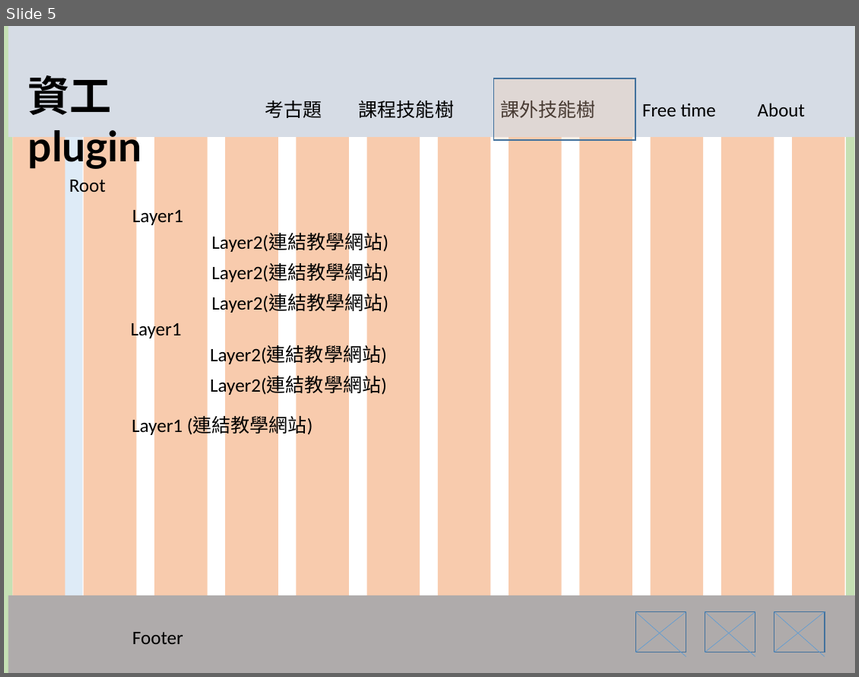
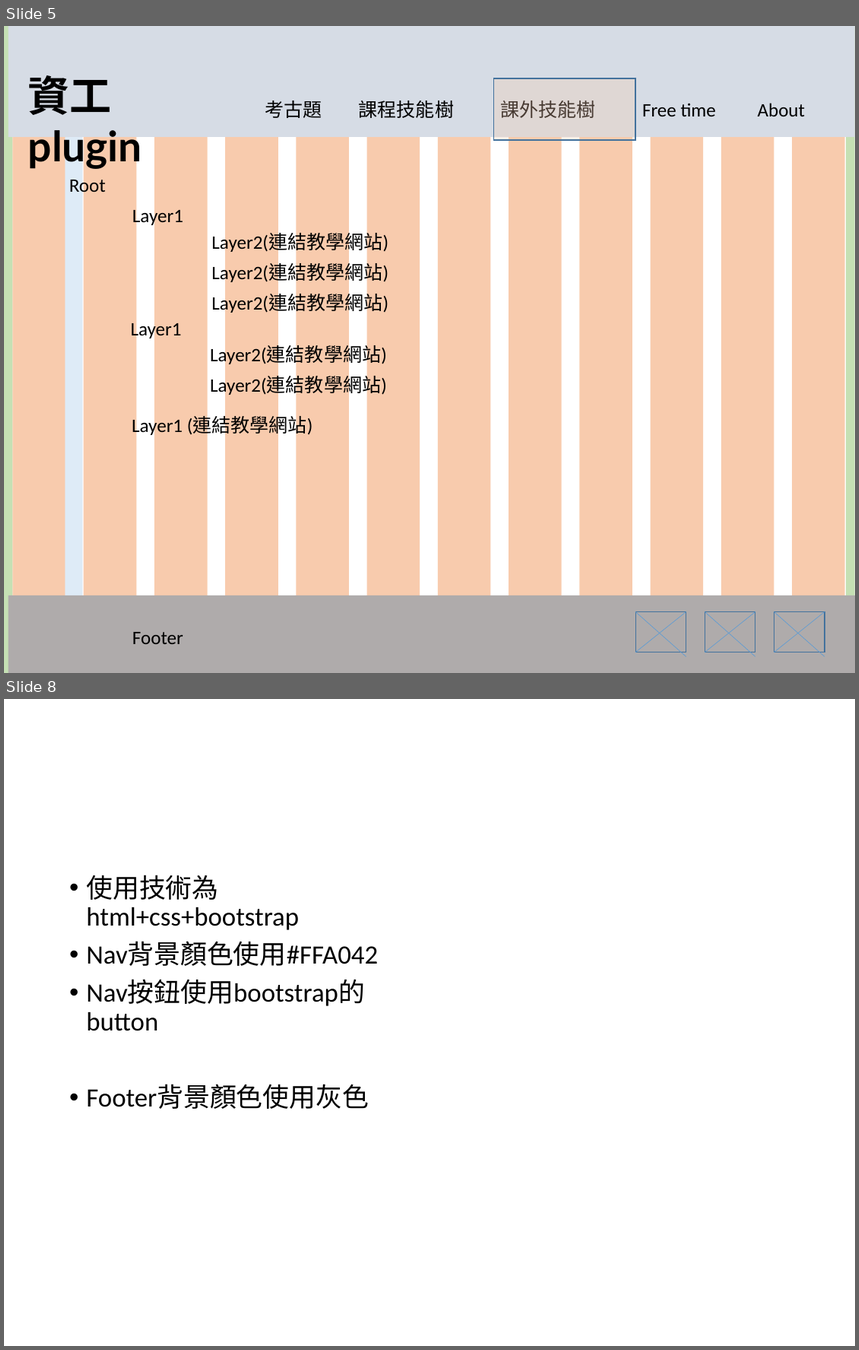
Before and after one commit to sean60706/web_teamwork, a slide deck: 線框圖/框線圖_考古題+技能樹.pptx. Shown one above the other, each under a label of ours: slide 5 before the commit, slides 5 and 8 after it; the slides between them are not shown. The pictures are 859x677 and 859x1350 pixels, drawn with LibreOffice and Linux fonts; fonts in the diff are those of the drawing. Boxes give left, top, right and bottom in pixels: in the first picture for what was removed or moved away, otherwise in the second. Text is boxed around its words. In the diff, an @@ line names an element or a change of style, - is before the commit and + after.

```diff
--- a/線框圖/框線圖_考古題+技能樹.pptx
+++ b/線框圖/框線圖_考古題+技能樹.pptx
@@ slide 8 added at box(4, 699, 855, 1346), background #FFFFFF @@
@@ text added at box(86, 875, 378, 1109), 27.9 pt, text #000000 @@
+• 使用技術為html+css+bootstrap
+• Nav背景顏色使用#FFA042
+• Nav按鈕使用bootstrap的button
+• Footer背景顏色使用灰色
```
Also in this commit, not shown: 3 slides changed, 1 other slide added, 2 other files.
